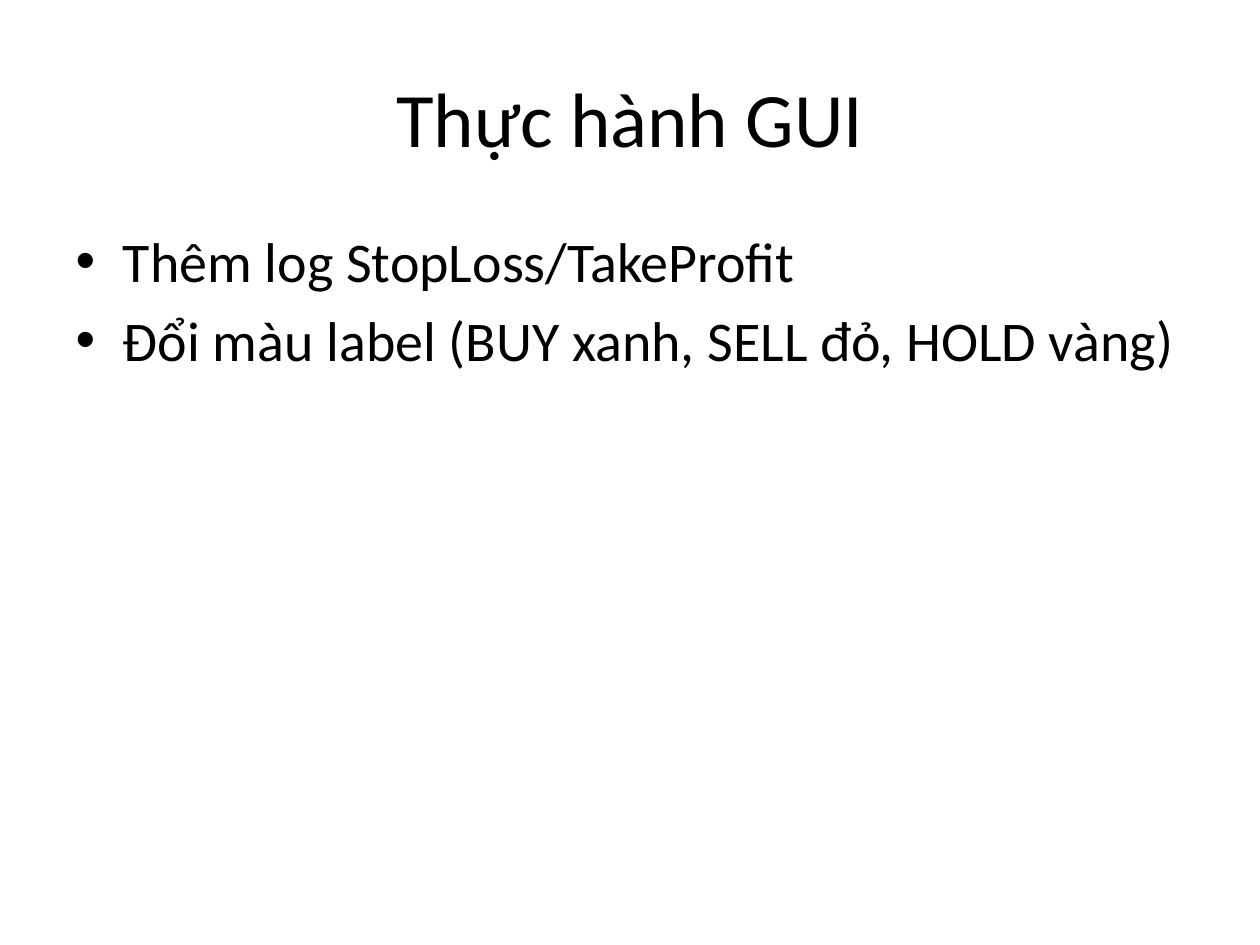
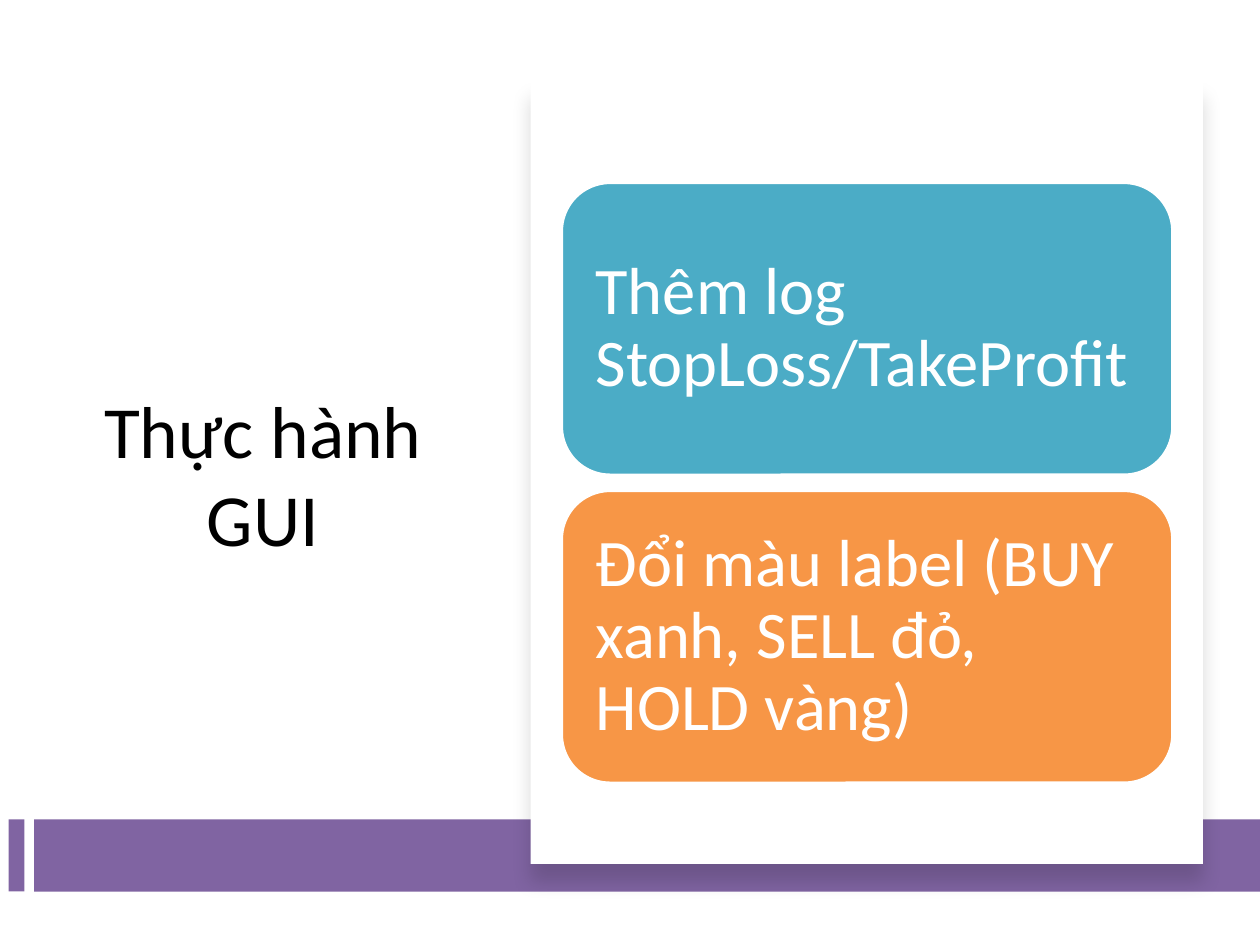
Before and after one commit to j4ngler/Bot_Trading, a slide deck: slide 9 of Buoi2_TradingBot_Slides.pptx. Drawn at 1260x945 pixels with LibreOffice and Linux fonts; fonts in the diff are those of the drawing. Boxes give left, top, right and bottom in pixels: in the first picture for what was removed or moved away, otherwise in the second. Text is boxed around its words. In the diff, an @@ line names an element or a change of style, - is before the commit and + after.

```diff
--- a/Buoi2_TradingBot_Slides.pptx
+++ b/Buoi2_TradingBot_Slides.pptx
@@ rectangle added at <box>530,81,1203,863</box>, fill #FFFFFF @@
@@ title "Thực hành GUI": place and size @@
-title "Thực hành GUI" at <box>396,93,863,160</box>
+title "Thực hành GUI" at <box>104,407,421,547</box>
@@ title "Thực hành GUI" at <box>104,407,421,547</box>: size 44 to 42 pt @@
@@ rounded rectangle added at <box>562,183,1173,475</box>, fill #4BACC6, outline #FFFFFF 2 pt @@
@@ text at <box>123,243,794,292</box>: paragraph removed @@
-• Thêm log StopLoss/TakeProfit
@@ text added at <box>596,268,1128,397</box>, 38 pt, text #FFFFFF @@
+Thêm log StopLoss/TakeProfit
@@ rounded rectangle added at <box>562,490,1173,782</box>, fill #F79646, outline #FFFFFF 2 pt @@
@@ text "Đổi màu label (BUY xanh, ...": place and size @@
-text "Đổi màu label (BUY xanh, ..." at <box>123,243,1173,371</box>
+text "Đổi màu label (BUY xanh, ..." at <box>596,534,1114,742</box>
@@ text "Đổi màu label (BUY xanh, ..." at <box>596,534,1114,742</box>: size 32 to 38 pt, text colour #000000 to #FFFFFF; bullet • to none; line spacing 1 to 0.9; more space between paragraphs; vertical alignment top to middle @@
@@ rectangle added at <box>8,820,23,891</box>, fill #8064A2 @@
@@ rectangle added at <box>34,820,1260,892</box>, fill #8064A2 @@
```
Also in this commit, not shown: 10 other slides changed, 1 slide removed, 10 other files.
